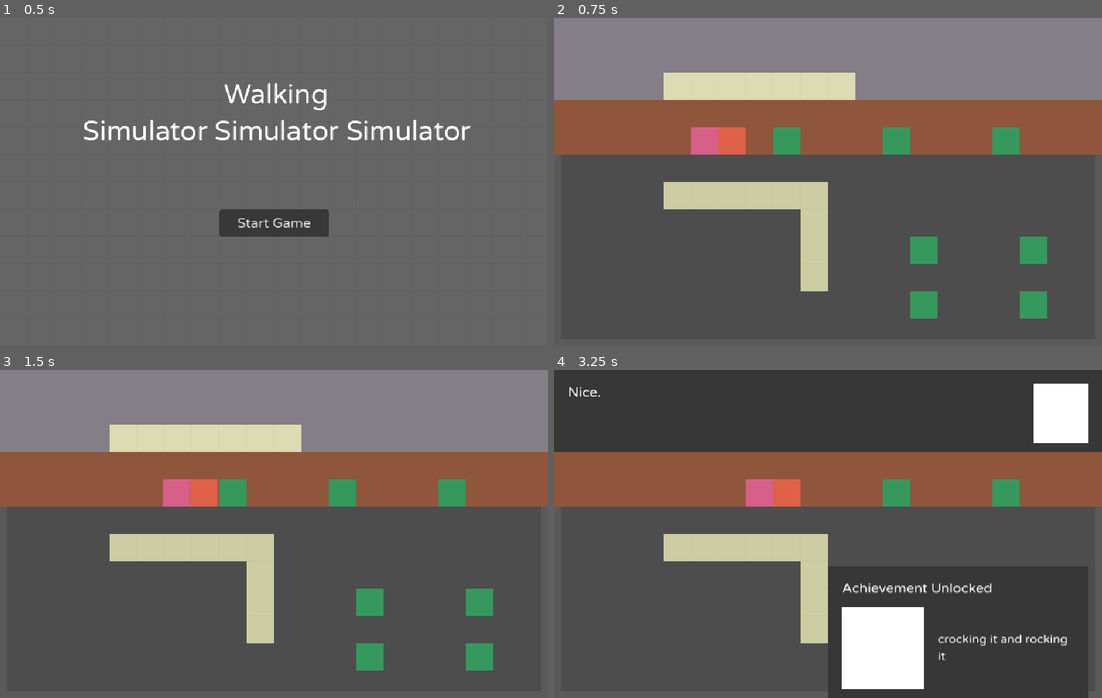
Above: before the commit, frames 1-4 (two rows, left to right).
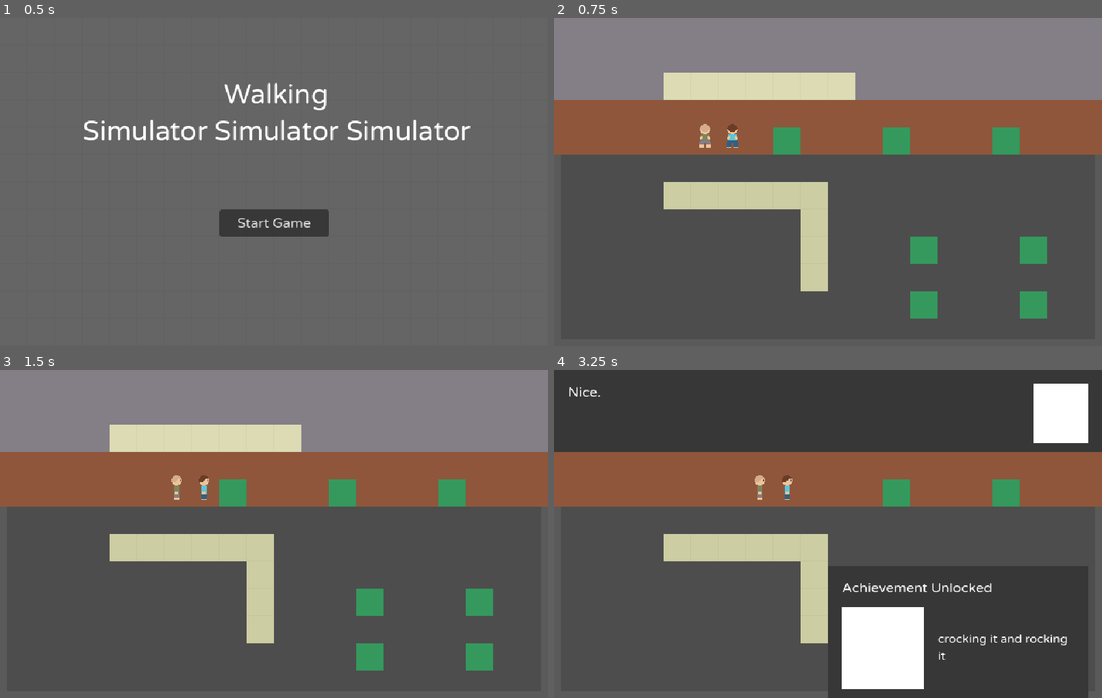
Above: after the commit, the same moments.

Repository: strawstack/MinnHax2023
Game: Godot game, scene res://main_menu.tscn
Two runs of this game, one before a commit and one after it. Both use one fixed random seed, a clock stepped at 60 frames per second and the inputs below.
Inputs:
- Up to frame 1 (0.5 s): no input
- Up to frame 2 (0.75 s): click "Start Game" at 0.5 s
- Up to frame 3 (1.5 s): tap Enter (action) at 1.25, 1.35 s; hold Right (right) from 1.28 s (still down)
- Up to frame 4 (3.25 s): tap Space at 2 s; release Right (right) at 2.03 s; hold Down (down) 2.03-2.78 s; tap Enter (action) at 2.1, 2.75, 2.85 s; hold Right (right) from 2.78 s (still down)

Frame 1 is identical in both runs. In frame 2, 0.9% of the frame differs, in the area x 25-35%, y 32-42%; in frame 3, 0.9%; in frame 4, 1.2%, in the area x 35-94%, y 32-89%.

Commit message:
Both characters walking animation complete

Diff:
--- a/MinnMaxGodot/main.tscn
+++ b/MinnMaxGodot/main.tscn
@@ -37,6 +37,30 @@
 [ext_resource type="Script" path="res://playerCamera.gd" id="32_s41ph"]
 [ext_resource type="Script" path="res://ice.gd" id="36_2yx14"]
 [ext_resource type="Script" path="res://bounds.gd" id="37_skkux"]
+[ext_resource type="Texture2D" uid="uid://qjvtcmsmig6" path="res://charAnimation/ben/ben9.png" id="38_gim4s"]
+[ext_resource type="Texture2D" uid="uid://dmjrd6u1muvt2" path="res://charAnimation/leo/leo9.png" id="38_xkxa0"]
+[ext_resource type="Texture2D" uid="uid://b17jmv60d8wk6" path="res://charAnimation/leo/leo10.png" id="39_l43xq"]
+[ext_resource type="Texture2D" uid="uid://ke407goflh6h" path="res://charAnimation/ben/ben10.png" id="39_rc1gt"]
+[ext_resource type="Texture2D" uid="uid://dt84va4l8rd5l" path="res://charAnimation/ben/ben11.png" id="40_7xvn8"]
+[ext_resource type="Texture2D" uid="uid://bkgdrjjg085k3" path="res://charAnimation/leo/leo11.png" id="40_kgnww"]
+[ext_resource type="Texture2D" uid="uid://b7jfx0ug6g7ky" path="res://charAnimation/leo/leo12.png" id="41_v5j8l"]
+[ext_resource type="Texture2D" uid="uid://d28o7mh6gtwe3" path="res://charAnimation/ben/ben12.png" id="41_w18jh"]
+[ext_resource type="Texture2D" uid="uid://37c83ydum7f2" path="res://charAnimation/leo/leo2.png" id="42_3rl2c"]
+[ext_resource type="Texture2D" uid="uid://d0wa3dl80w06s" path="res://charAnimation/ben/ben2.png" id="42_puk34"]
+[ext_resource type="Texture2D" uid="uid://2d8l3pvugmtr" path="res://charAnimation/leo/leo6.png" id="43_ao2v0"]
+[ext_resource type="Texture2D" uid="uid://dnfql042uain0" path="res://charAnimation/ben/ben6.png" id="43_wt1fx"]
+[ext_resource type="Texture2D" uid="uid://csvgden2ffpjm" path="res://charAnimation/ben/ben1.png" id="44_sm3uw"]
+[ext_resource type="Texture2D" uid="uid://dag3tg6lulv5b" path="res://charAnimation/leo/leo1.png" id="44_t0g72"]
+[ext_resource type="Texture2D" uid="uid://f2wq8smt548y" path="res://charAnimation/ben/ben3.png" id="45_lbo0y"]
+[ext_resource type="Texture2D" uid="uid://lb2fcnab4l1g" path="res://charAnimation/leo/leo3.png" id="45_rotfl"]
+[ext_resource type="Texture2D" uid="uid://bhhvnflh66wym" path="res://charAnimation/ben/ben4.png" id="46_0qntj"]
+[ext_resource type="Texture2D" uid="uid://co1tmbxa43a2w" path="res://charAnimation/leo/leo4.png" id="46_lploo"]
+[ext_resource type="Texture2D" uid="uid://beb36lpe31pld" path="res://charAnimation/ben/ben5.png" id="47_dppt2"]
+[ext_resource type="Texture2D" uid="uid://b57ejip7mwbud" path="res://charAnimation/leo/leo5.png" id="47_yjwcu"]
+[ext_resource type="Texture2D" uid="uid://dqk0xhbrg4g" path="res://charAnimation/ben/ben7.png" id="48_cnx6f"]
+[ext_resource type="Texture2D" uid="uid://6djrw3b7ofln" path="res://charAnimation/leo/leo7.png" id="48_yoqmt"]
+[ext_resource type="Texture2D" uid="uid://dekp7x4daxcxe" path="res://charAnimation/leo/leo8.png" id="49_1u5om"]
+[ext_resource type="Texture2D" uid="uid://dgrgug1glimoe" path="res://charAnimation/ben/ben8.png" id="49_wjryn"]
 
 [sub_resource type="TileSetAtlasSource" id="TileSetAtlasSource_cbpvf"]
 texture = ExtResource("1_1yxql")
@@ -88,6 +112,162 @@
 [sub_resource type="TileSet" id="TileSet_o5my7"]
 tile_size = Vector2i(32, 32)
 sources/0 = SubResource("TileSetAtlasSource_eok0b")
+
+[sub_resource type="SpriteFrames" id="SpriteFrames_qh2db"]
+animations = [{
+"frames": [{
+"duration": 1.0,
+"texture": ExtResource("38_xkxa0")
+}, {
+"duration": 1.0,
+"texture": ExtResource("39_l43xq")
+}, {
+"duration": 1.0,
+"texture": ExtResource("40_kgnww")
+}, {
+"duration": 1.0,
+"texture": ExtResource("41_v5j8l")
+}],
+"loop": true,
+"name": &"down",
+"speed": 6.0
+}, {
+"frames": [{
+"duration": 1.0,
+"texture": ExtResource("39_l43xq")
+}],
+"loop": true,
+"name": &"idle_down",
+"speed": 5.0
+}, {
+"frames": [{
+"duration": 1.0,
+"texture": ExtResource("42_3rl2c")
+}],
+"loop": true,
+"name": &"idle_right",
+"speed": 5.0
+}, {
+"frames": [{
+"duration": 1.0,
+"texture": ExtResource("43_ao2v0")
+}],
+"loop": true,
+"name": &"idle_up",
+"speed": 6.0
+}, {
+"frames": [{
+"duration": 1.0,
+"texture": ExtResource("44_t0g72")
+}, {
+"duration": 1.0,
+"texture": ExtResource("42_3rl2c")
+}, {
+"duration": 1.0,
+"texture": ExtResource("45_rotfl")
+}, {
+"duration": 1.0,
+"texture": ExtResource("46_lploo")
+}],
+"loop": true,
+"name": &"right",
+"speed": 6.0
+}, {
+"frames": [{
+"duration": 1.0,
+"texture": ExtResource("47_yjwcu")
+}, {
+"duration": 1.0,
+"texture": ExtResource("43_ao2v0")
+}, {
+"duration": 1.0,
+"texture": ExtResource("48_yoqmt")
+}, {
+"duration": 1.0,
+"texture": ExtResource("49_1u5om")
+}],
+"loop": true,
+"name": &"up",
+"speed": 6.0
+}]
+
+[sub_resource type="SpriteFrames" id="SpriteFrames_13lup"]
+animations = [{
+"frames": [{
+"duration": 1.0,
+"texture": ExtResource("38_gim4s")
+}, {
+"duration": 1.0,
+"texture": ExtResource("39_rc1gt")
+}, {
+"duration": 1.0,
+"texture": ExtResource("40_7xvn8")
+}, {
+"duration": 1.0,
+"texture": ExtResource("41_w18jh")
+}],
+"loop": true,
+"name": &"down",
+"speed": 6.0
+}, {
+"frames": [{
+"duration": 1.0,
+"texture": ExtResource("39_rc1gt")
+}],
+"loop": true,
+"name": &"idle_down",
+"speed": 5.0
+}, {
+"frames": [{
+"duration": 1.0,
+"texture": ExtResource("42_puk34")
+}],
+"loop": true,
+"name": &"idle_right",
+"speed": 5.0
+}, {
+"frames": [{
+"duration": 1.0,
+"texture": ExtResource("43_wt1fx")
+}],
+"loop": true,
+"name": &"idle_up",
+"speed": 5.0
+}, {
+"frames": [{
+"duration": 1.0,
+"texture": ExtResource("44_sm3uw")
+}, {
+"duration": 1.0,
+"texture": ExtResource("42_puk34")
+}, {
+"duration": 1.0,
+"texture": ExtResource("45_lbo0y")
+}, {
+"duration": 1.0,
+"texture": ExtResource("46_0qntj")
+}],
+"loop": true,
+"name": &"right",
+"speed": 6.0
+}, {
+"frames": [{
+"duration": 1.0,
+"texture": ExtResource("47_dppt2")
+}, {
+"duration": 1.0,
+"texture": ExtResource("43_wt1fx")
+}, {
+"duration": 1.0,
+"texture": ExtResource("48_cnx6f")
+}, {
+"duration": 1.0,
+"texture": ExtResource("49_wjryn")
+}],
+"loop": true,
+"name": &"up",
+"speed": 6.0
+}]
 
 [node name="main" type="Node" node_paths=PackedStringArray("leoNode", "benNode", "tagsNode", "canvasLayerNode", "canvasModulate", "eventAssetsNode")]
 script = ExtResource("1_wx1i1")
@@ -650,20 +830,20 @@
 script = ExtResource("2_g2cil")
 charName = "leo"
 
-[node name="Sprite2D" type="Sprite2D" parent="leo"]
-modulate = Color(0.847059, 0.372549, 0.541176, 1)
-position = Vector2(16, 16)
-texture = ExtResource("1_sodhu")
+[node name="AnimatedSprite2D" type="AnimatedSprite2D" parent="leo"]
+position = Vector2(16, 8)
+sprite_frames = SubResource("SpriteFrames_qh2db")
+animation = &"up"
 
 [node name="ben" type="Node2D" parent="."]
 position = Vector2(192, 128)
 script = ExtResource("2_g2cil")
 charName = "ben"
 
-[node name="Sprite2D" type="Sprite2D" parent="ben"]
-modulate = Color(0.878431, 0.380392, 0.290196, 1)
-position = Vector2(16, 16)
-texture = ExtResource("1_sodhu")
+[node name="AnimatedSprite2D" type="AnimatedSprite2D" parent="ben"]
+position = Vector2(16, 8)
+sprite_frames = SubResource("SpriteFrames_13lup")
+animation = &"up"
 
 [connection signal="timeout" from="CanvasLayer/achievementBox/upTimer" to="CanvasLayer" method="_on_up_timer_timeout"]
 [connection signal="timeout" from="pauseTimer" to="." method="_on_pause_timer_timeout"]
--- a/MinnMaxGodot/player.gd
+++ b/MinnMaxGodot/player.gd
@@ -48,14 +48,15 @@
 	# Announce movement
 	var state = gc.getState()
 	if (not state["seperate"]) and state["active_char"] == charName:
-		otherCharNode().listenForMovement(curCell)
+		otherCharNode().listenForMovement(curCell, facing)
 
 	var tween = create_tween()
 	var worldTarget = gc.cellToWorld(targetCell)
 	tween.tween_property(self, "position", worldTarget, 0.216)
 	tween.tween_callback(movingFalse)
 
-func listenForMovement(targetCell):
+func listenForMovement(targetCell, leaderFacing):
+	facing = leaderFacing
 	move(targetCell)
 
 func currentCell():
@@ -100,11 +101,42 @@
 		if moveRequest != null and gc.inBounds(moveRequest) and (not curCell.is_equal_approx(moveRequest)):
 			move(moveRequest)
 
+func setMovementAnimation():
+	var isMoving = gc.getState()[charName]["moving"]
+	var aSprite = $AnimatedSprite2D
+	aSprite.set_flip_h(false)
+	if facing == 0:
+		if isMoving:
+			aSprite.play("up")
+		else:
+			aSprite.play("idle_up")
+
+	elif facing == 1:
+		if isMoving:
+			aSprite.play("right")
+		else:
+			aSprite.play("idle_right")
+
+	elif facing == 2:
+		if isMoving:
+			aSprite.play("down")
+		else:
+			aSprite.play("idle_down")
+
+	elif facing == 3:
+		aSprite.set_flip_h(true)
+		if isMoving:
+			aSprite.play("right")
+		else:
+			aSprite.play("idle_right")
+
 func _process(_delta):
 
 	var state = gc.getState()
 	var charState = state[charName]
 
+	setMovementAnimation()
+
 	if state["ready"]:
 		if state["active_char"] == charName: # and not state[otherCharName()]["moving"]
 			checkKeys(charState)
--- a/MinnMaxGodot/project.godot
+++ b/MinnMaxGodot/project.godot
@@ -57,5 +57,6 @@
 
 [rendering]
 
+textures/canvas_textures/default_texture_filter=0
 renderer/rendering_method="gl_compatibility"
 renderer/rendering_method.mobile="gl_compatibility"
Binary file added: MinnMaxGodot/charAnimation/ben/ben1.png
Not shown, added: MinnMaxGodot/charAnimation/ben/ben1.png.import
Binary file added: MinnMaxGodot/charAnimation/ben/ben10.png
Not shown, added: MinnMaxGodot/charAnimation/ben/ben10.png.import
Binary file added: MinnMaxGodot/charAnimation/ben/ben11.png
Not shown, added: MinnMaxGodot/charAnimation/ben/ben11.png.import
Binary file added: MinnMaxGodot/charAnimation/ben/ben12.png
Not shown, added: MinnMaxGodot/charAnimation/ben/ben12.png.import
Binary file added: MinnMaxGodot/charAnimation/ben/ben2.png
Not shown, added: MinnMaxGodot/charAnimation/ben/ben2.png.import
Binary file added: MinnMaxGodot/charAnimation/ben/ben3.png
Not shown, added: MinnMaxGodot/charAnimation/ben/ben3.png.import
(and 39 more such lines)
